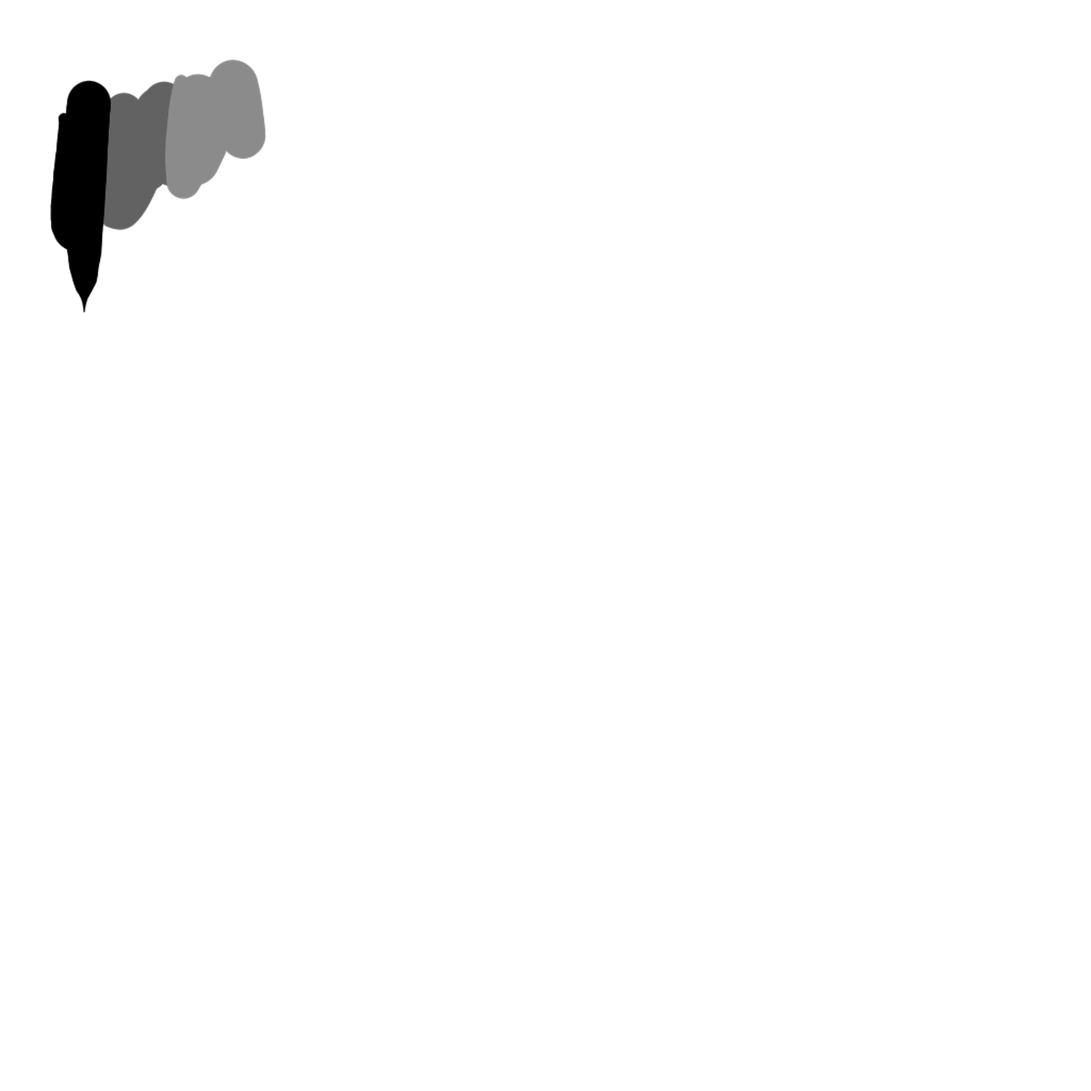
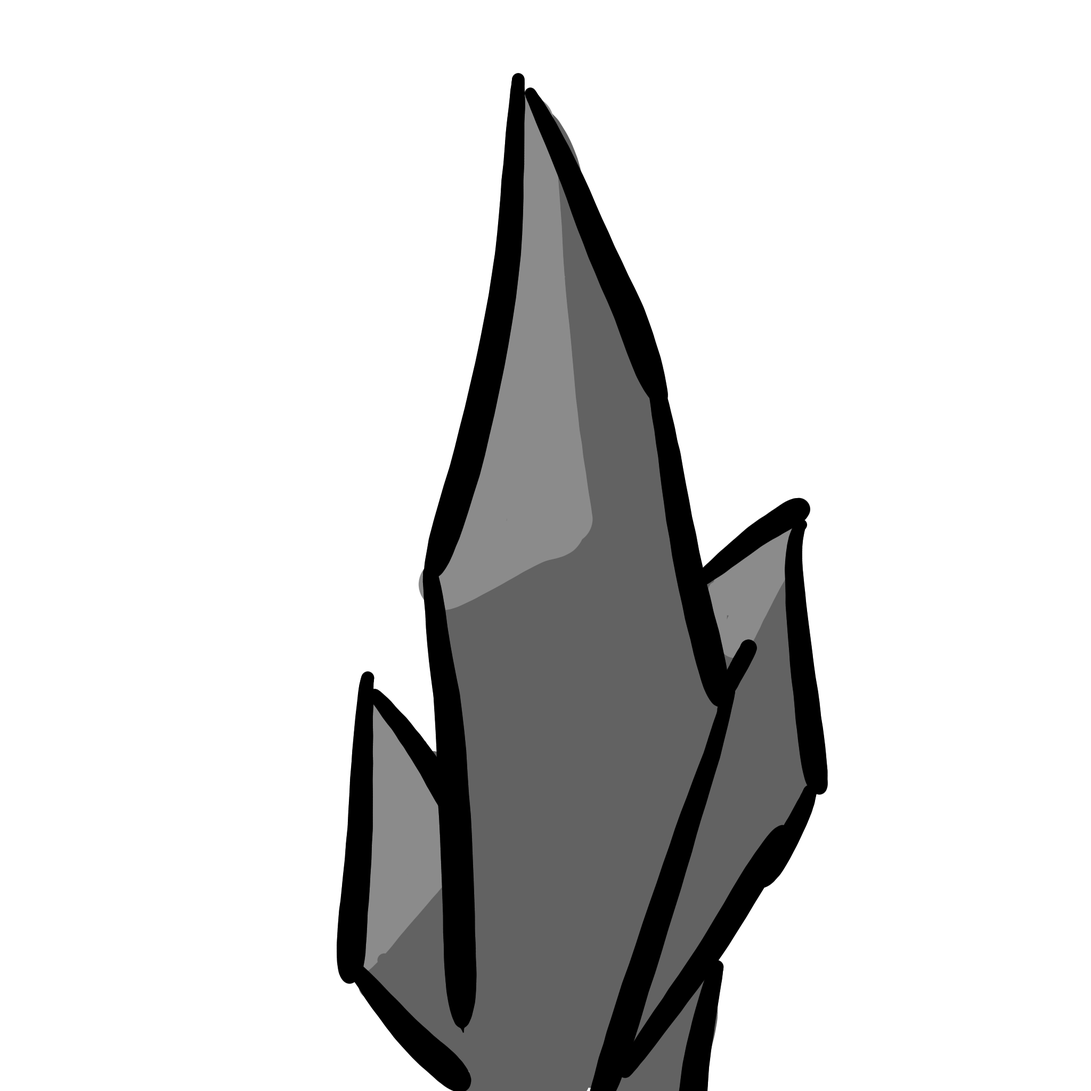
Layer changes from the first 1091×1091 image to the second:
hid "Paint Layer 3", painted on it over [50, 59, 267, 313]
painted on "Paint Layer 1" over [50, 170, 829, 1091]
painted on "Paint Layer 2" over [50, 170, 829, 1091]
